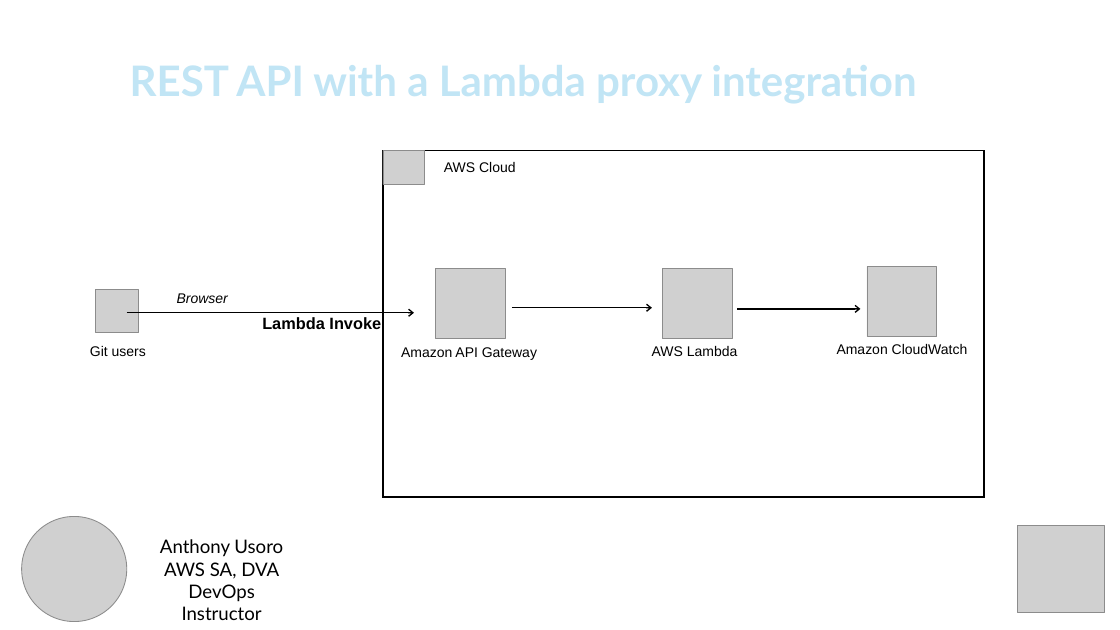
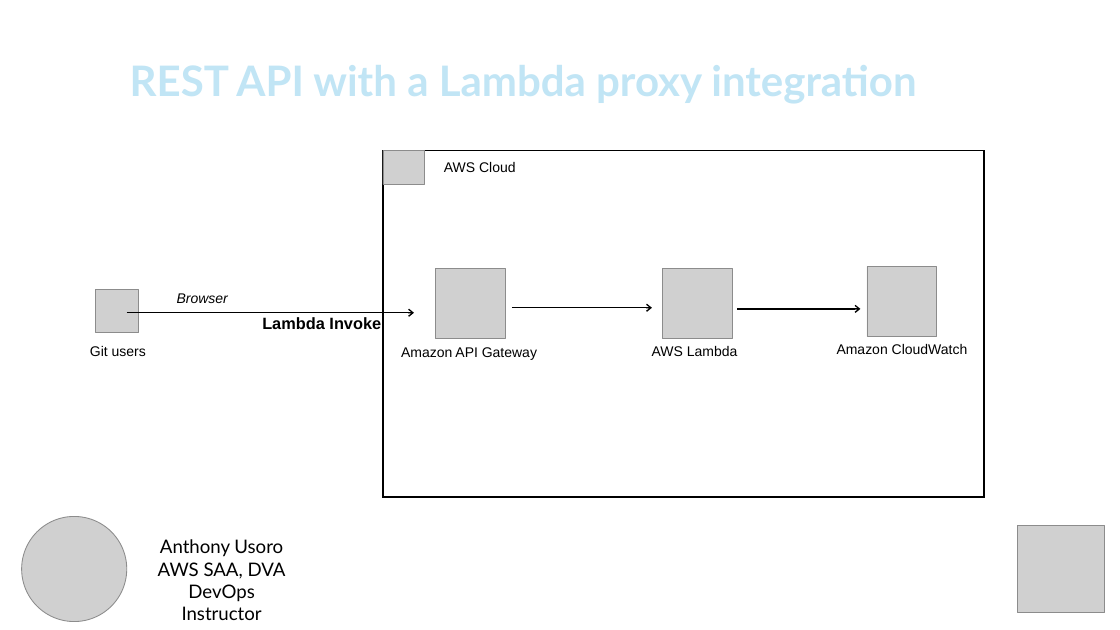
Before and after one commit to tiusoro/restapi-lambda, a slide deck: slide 1 of restapi-lambda-integration.pptx. Drawn at 1120x630 pixels with LibreOffice and Linux fonts; fonts in the diff are those of the drawing; grey boxes stand for pictures. Boxes give left, top, right and bottom in pixels: in the first picture for what was removed or moved away, otherwise in the second. Text is boxed around its words. In the diff, an @@ line names an element or a change of style, - is before the commit and + after.

```diff
--- a/restapi-lambda-integration.pptx
+++ b/restapi-lambda-integration.pptx
@@ text at [158, 562, 286, 578]: text changed @@
-AWS SA, DVA
+AWS SAA, DVA
```
Also in this commit, not shown: 1 other file.
